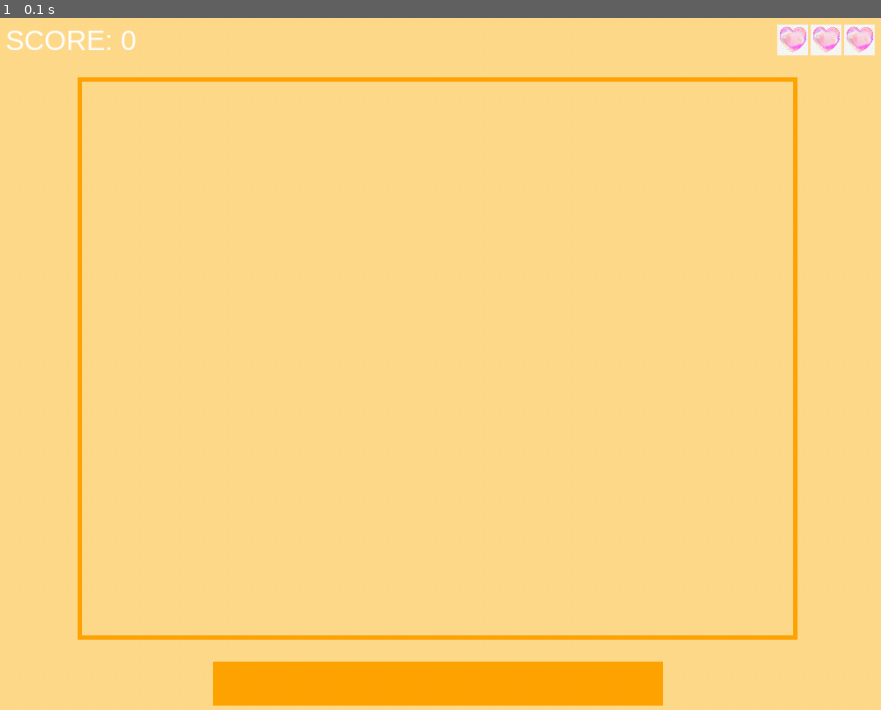
Above: before the commit, frame 1.
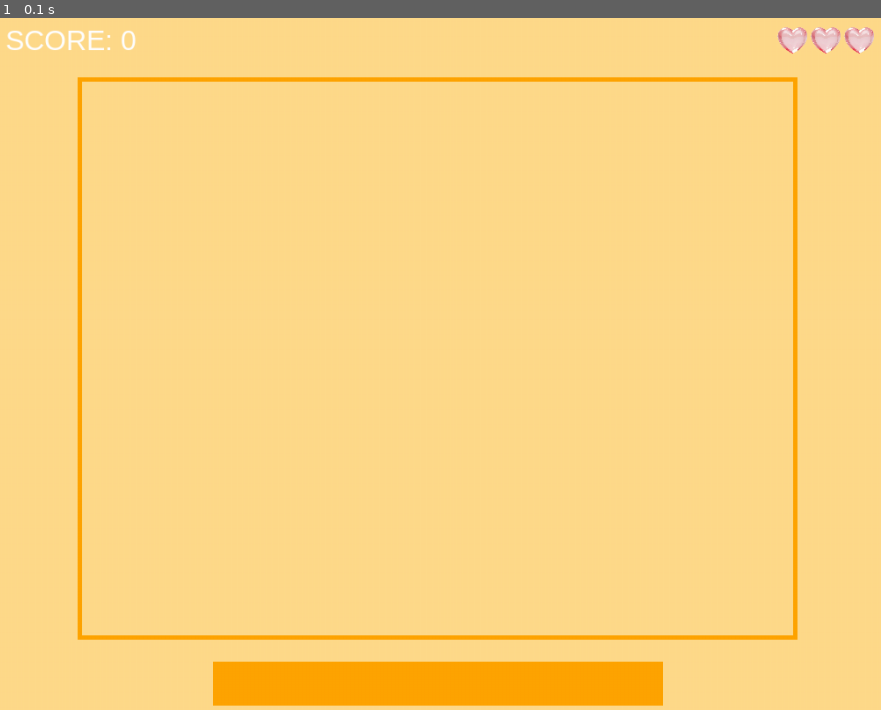
Above: after the commit, the same moment.

Repository: Mariia-fed/Funny-Bubbles
Game: pygame game, started from Pygame.py
Same seed, same stepped clock (60 frames per second), same inputs: the game is played once before the commit and once after it.
Inputs:
- Up to frame 1 (0.1 s): no input

The runs differ from the first frame. In frame 1, 0.4% of the frame differs, in the area x 88-100%, y 0-6%.

Commit message:
Change pictures

Diff:
--- a/Pygame.py
+++ b/Pygame.py
@@ -16,13 +16,11 @@
 ORANGE = (255, 165, 0)
 BLACK = (0, 0, 0)
 
-'''Изображение на фон, есл нужно просто фон - это убрать'''
-# window = pygame.display.set_mode((WIDTH, HEIGHT))
-#
-# background = pygame.image.load("bubbles2.jpg")
-# background = pygame.transform.scale(background, (WIDTH, HEIGHT))
-# all_sprites = pygame.sprite.Group()
-'''И это'''
+'''Изображение на фон, если нужен фон сплошного цвета - убрать
+window = pygame.display.set_mode((WIDTH, HEIGHT))
+background = pygame.image.load("puziriki.jpg")
+background = pygame.transform.scale(background, (WIDTH, HEIGHT))
+all_sprites = pygame.sprite.Group()'''
 
 HEART_SIZE = 35
 STARTING_HEART_X = int(WIDTH - HEART_SIZE * 3.6)
@@ -65,14 +63,15 @@
 
     def launch(self):
         while self.running:
+            # Это изображение на фон
+            #window.blit(background, (0, 0))
+            #all_sprites.draw(window)
+            #pygame.display.update()
+            #
+            self.clock.tick(FPS)
             self.handle_events()
             self.change_game_states()
             self.draw()
-            self.clock.tick(FPS)
-            # Это изображение на фон
-            # window.blit(background, (0, 0))
-            # all_sprites.draw(window)
-            # pygame.display.update()
             self.tick += 1
 
     """Возращает список всех событий, который произошли за последний фрейм
@@ -138,7 +137,7 @@
         # for _ in range(self.lives):
         #     self.screen.blit(heart_sprite, (heart_x, HEART_Y))
         #     heart_x += int(HEART_SIZE * 1.1)
-        heart_image = pygame.image.load('heart.png')
+        heart_image = pygame.image.load('HEART1.png')
         if colorkey is not None:
             heart_image = heart_image.convert()
             if colorkey == -1:
Binary file added: HEART1.png
Binary file added: puziriki.jpg
